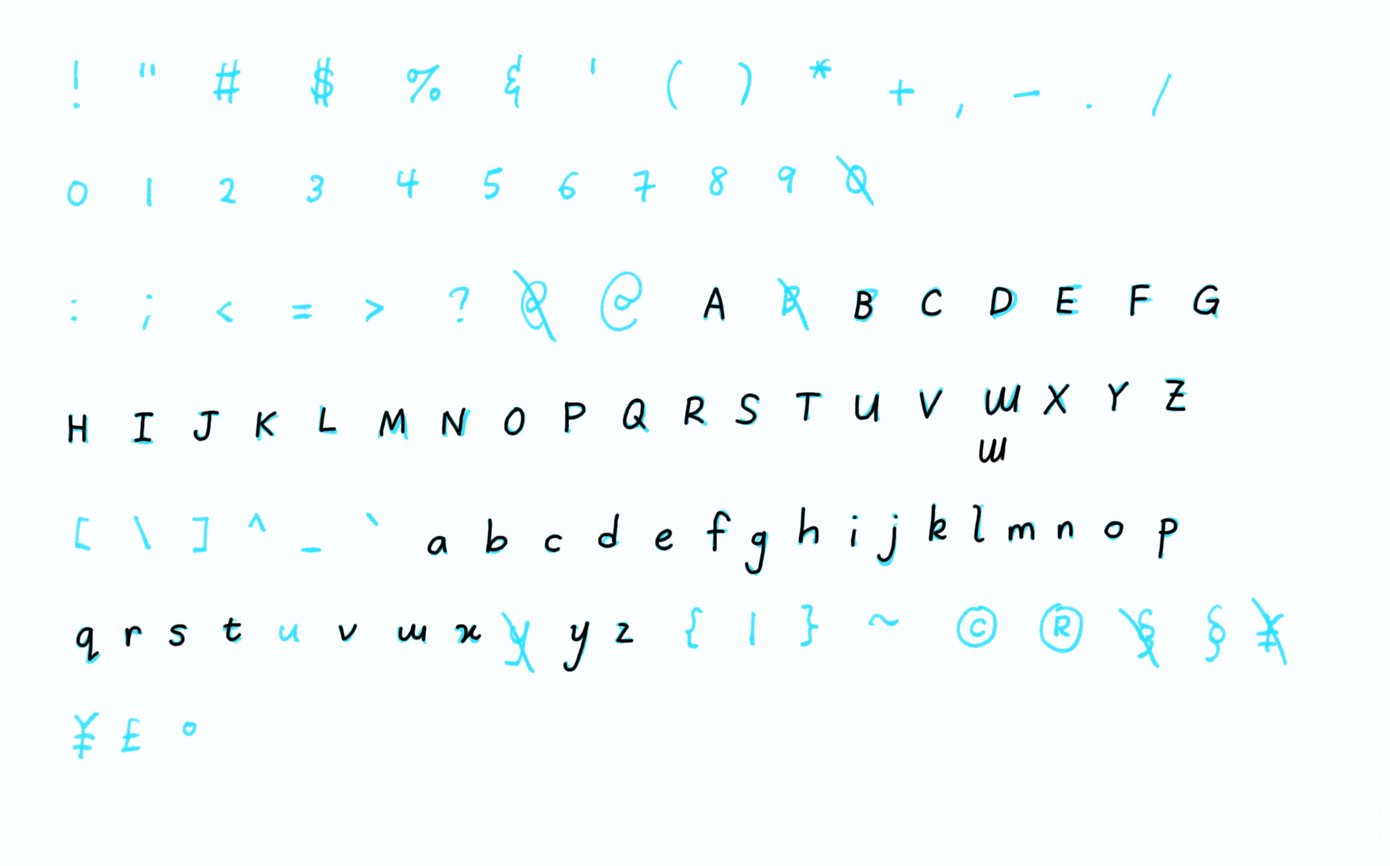
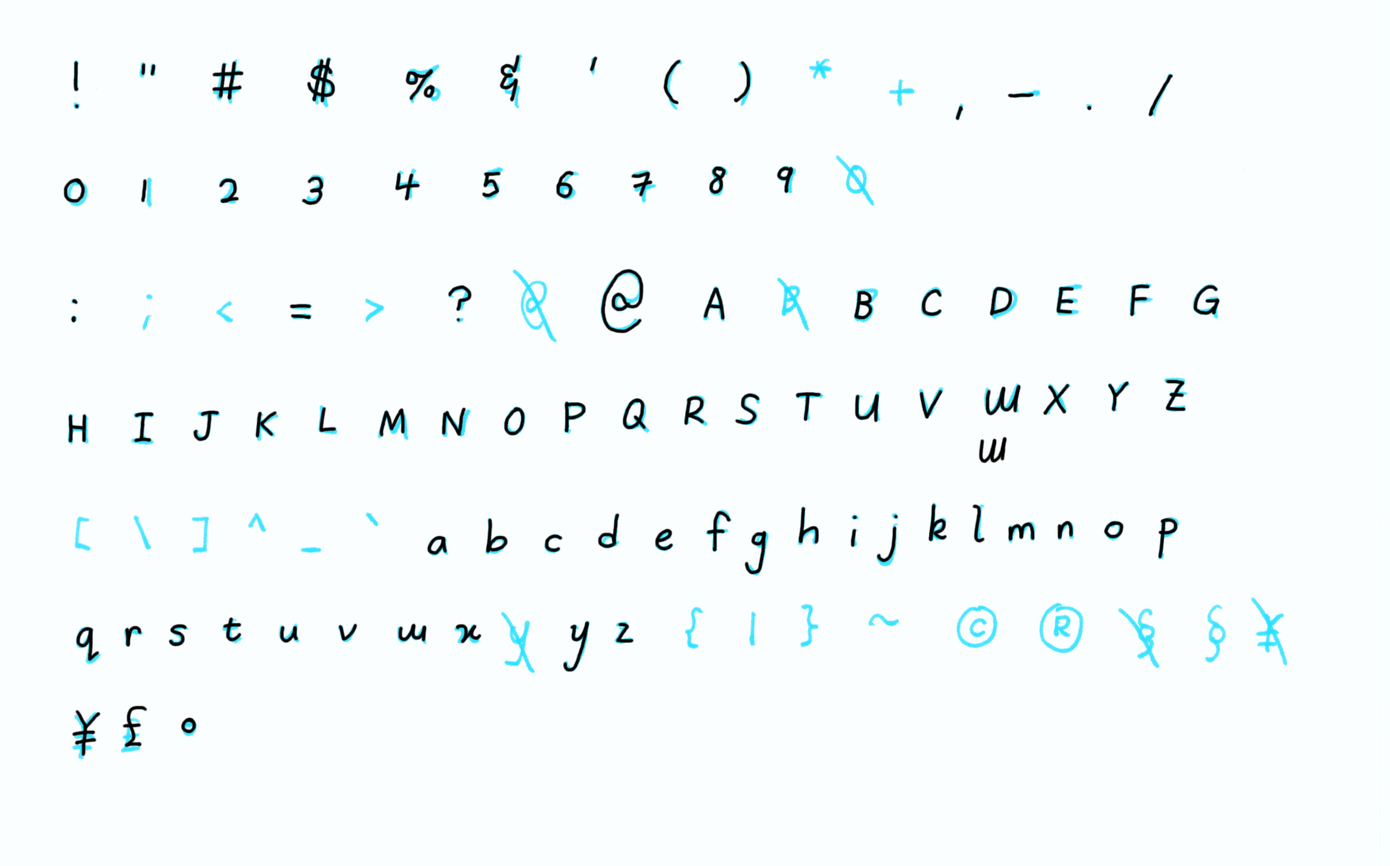
Comparing the layer stacks of the two 1390×866 images. Changes:
painted on "Layer" over [62, 53, 1174, 758]
